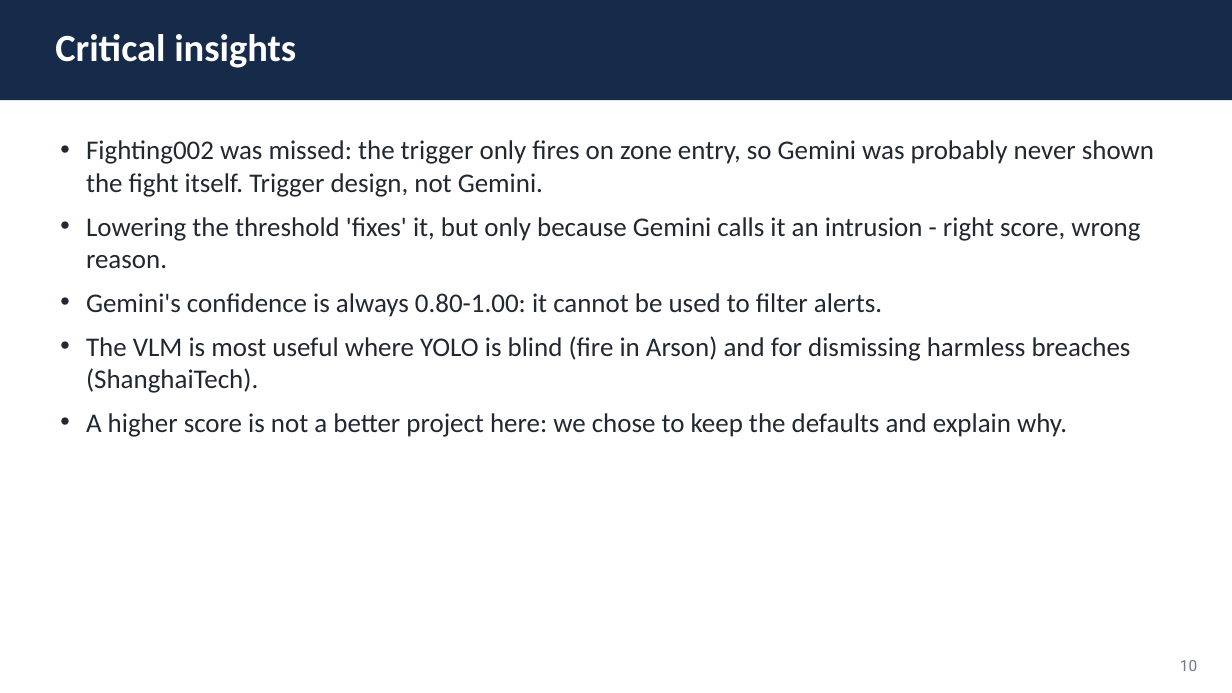
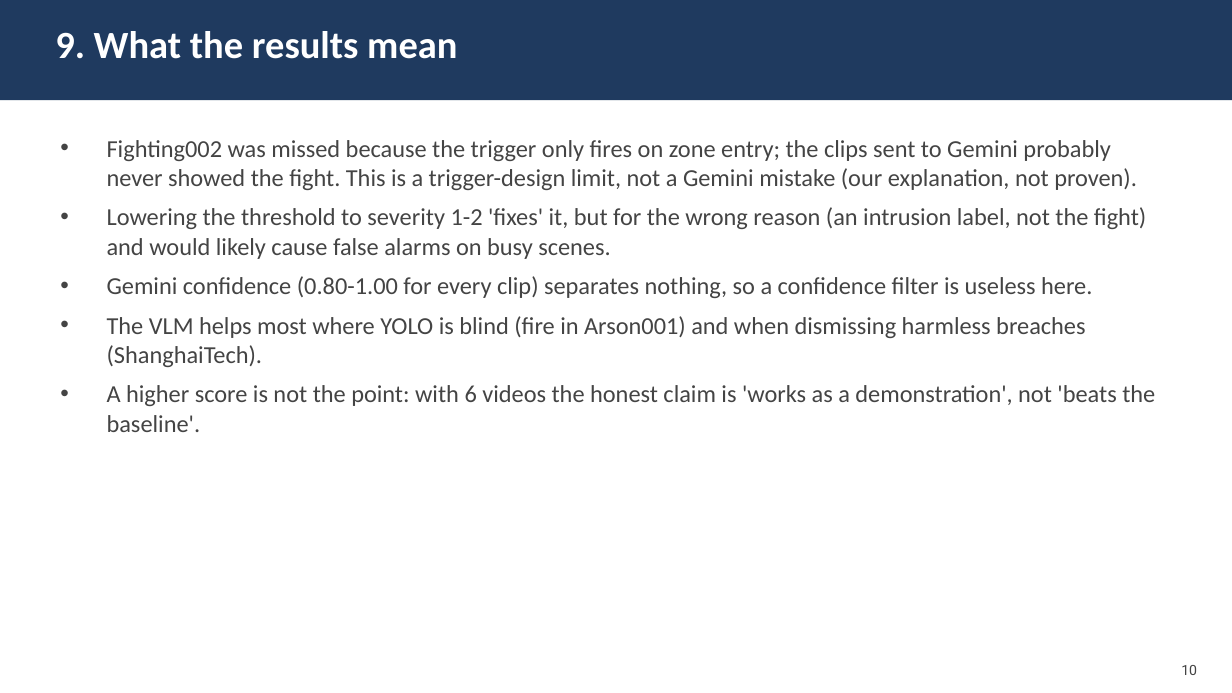
Before and after one commit to Tanya-74/SmartCCTV_Project, a slide deck: slide 10 of report/Final_Presentation.pptx. Drawn at 1232x693 pixels with LibreOffice and Linux fonts; fonts in the diff are those of the drawing. Boxes give left, top, right and bottom in pixels: in the first picture for what was removed or moved away, otherwise in the second. Text is boxed around its words. In the diff, an @@ line names an element or a change of style, - is before the commit and + after.

```diff
--- a/report/Final_Presentation.pptx
+++ b/report/Final_Presentation.pptx
@@ rectangle at [0,0,1232,100]: fill #162A4A to #1F3A5F @@
@@ text at [55,31,457,59]: text changed @@
-Critical insights
+9. What the results mean
@@ text at [107,140,1155,432]: text changed; size 21 to 19 pt; text colour #222831 to #444444 @@
-• Fighting002 was missed: the trigger only fires on zone entry, so Gemini was probably never shown the fight itself. Trigger design, not Gemini.
-• Lowering the threshold 'fixes' it, but only because Gemini calls it an intrusion - right score, wrong reason.
-• Gemini's confidence is always 0.80-1.00: it cannot be used to filter alerts.
-• The VLM is most useful where YOLO is blind (fire in Arson) and for dismissing harmless breaches (ShanghaiTech).
-• A higher score is not a better project here: we chose to keep the defaults and explain why.
+• Fighting002 was missed because the trigger only fires on zone entry; the clips sent to Gemini probably never showed the fight. This is a trigger-design limit, not a Gemini mistake (our explanation, not proven).
+• Lowering the threshold to severity 1-2 'fixes' it, but for the wrong reason (an intrusion label, not the fight) and would likely cause false alarms on busy scenes.
+• Gemini confidence (0.80-1.00 for every clip) separates nothing, so a confidence filter is useless here.
+• The VLM helps most where YOLO is blind (fire in Arson001) and when dismissing harmless breaches (ShanghaiTech).
+• A higher score is not the point: with 6 videos the honest claim is 'works as a demonstration', not 'beats the baseline'.
@@ text "10" at [1181,665,1197,675]: size 12 to 11 pt, text colour #6E7887 to #444444 @@
```
Also in this commit, not shown: 7 other slides changed, 7 slides added, 5 slides removed, 16 other files.
